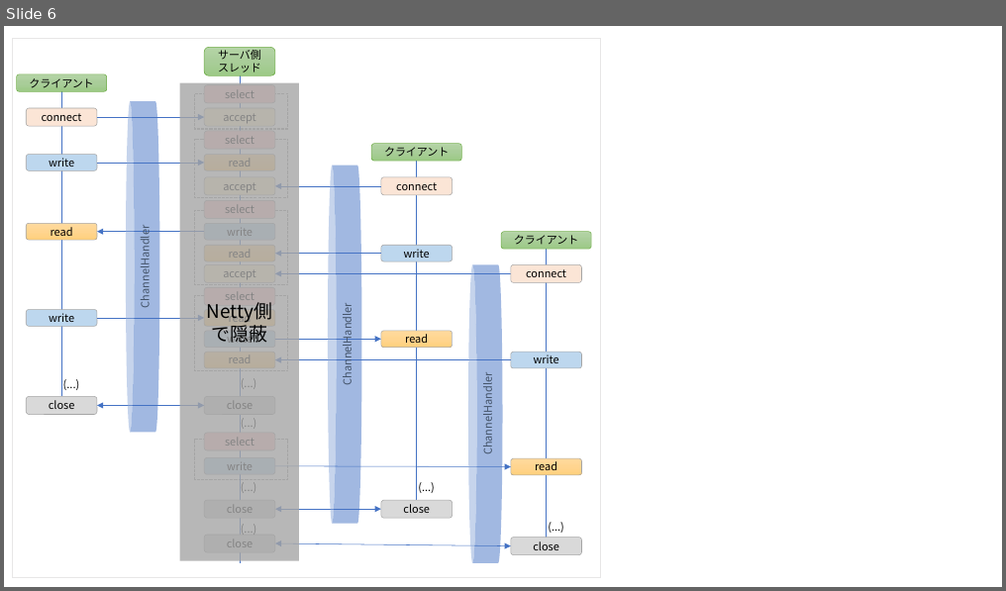
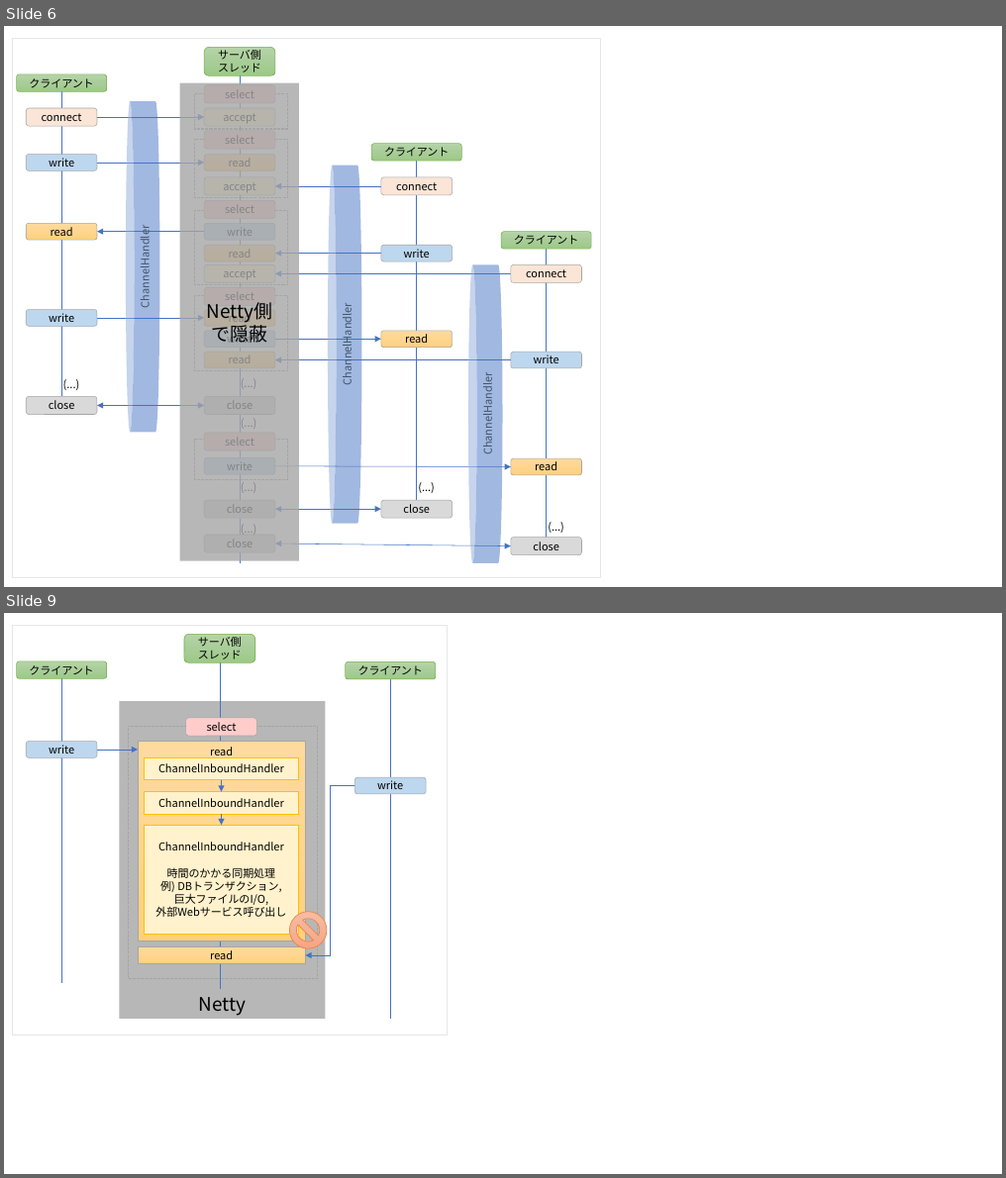
Before and after one commit to SecureSkyTechnology/study-netty4_1-201710, a slide deck: wiki-images.pptx. Shown one above the other, each under a label of ours: slide 6 before the commit, slides 6 and 9 after it; the slides between them are not shown. The pictures are 1006x591 and 1006x1178 pixels, drawn with LibreOffice and Linux fonts; fonts in the diff are those of the drawing. Boxes give left, top, right and bottom in pixels: in the first picture for what was removed or moved away, otherwise in the second. Text is boxed around its words. In the diff, an @@ line names an element or a change of style, - is before the commit and + after.

```diff
--- a/wiki-images.pptx
+++ b/wiki-images.pptx
@@ slide 9 added at (4,613,1002,1174), background #FFFFFF @@
@@ rectangle added at (12,626,448,1035), outline #E7E6E6 0.25 pt @@
@@ rounded rectangle added at (184,634,255,663), fill gradient #B5D5A7 to #AACE9A to #9CC987, outline #70AD47 0.5 pt, 10.5 pt, text #000000 @@
+サーバ側
+スレッド
@@ rounded rectangle added at (17,662,107,679), fill gradient #B5D5A7 to #AACE9A to #9CC987, outline #70AD47 0.5 pt, 10.5 pt, text #000000 @@
+クライアント
@@ line added from (220, 663) to (220, 989), #4472C4 0.5 pt @@
@@ rounded rectangle added at (346,662,436,679), fill gradient #B5D5A7 to #AACE9A to #9CC987, outline #70AD47 0.5 pt, 10.5 pt, text #000000 @@
+クライアント
@@ line added from (61, 679) to (61, 983), #4472C4 0.5 pt @@
@@ rectangle added at (119,701,325,1019), fill #A5A5A5 at 80% opacity, 18 pt, text #000000 @@
+Netty
@@ line added from (390, 679) to (390, 1019), #4472C4 0.5 pt @@
@@ rectangle added at (129,726,317,979), outline #A5A5A5 1 pt dashed @@
@@ rounded rectangle added at (186,718,257,736), fill #FFCCCC, outline #A5A5A5 0.5 pt, 10.5 pt, text #000000 @@
+select
@@ rounded rectangle added at (26,741,97,758), fill #BDD7EE, outline #A5A5A5 0.5 pt, 10.5 pt, text #000000 @@
+write
@@ arrow added from (97, 750) to (138, 750), #4472C4 0.5 pt @@
@@ rectangle added at (138,741,306,941), fill gradient #FFDB9E to #FFD590 to #FFD07C, outline #A5A5A5 0.5 pt, 10.5 pt, text #000000 @@
+read
@@ rectangle added at (144,759,298,780), fill #FFF2CC, outline #FFC000 0.5 pt, 10.5 pt, text #000000 @@
+ChannelInboundHandler
@@ arrow added from (221, 780) to (221, 792), #4472C4 0.5 pt @@
@@ elbow arrow added from (355, 786) to (306, 956), #4472C4 0.5 pt @@
@@ rounded rectangle added at (355,777,426,794), fill #BDD7EE, outline #A5A5A5 0.5 pt, 10.5 pt, text #000000 @@
+write
@@ rectangle added at (144,792,298,814), fill #FFF2CC, outline #FFC000 0.5 pt, 10.5 pt, text #000000 @@
+ChannelInboundHandler
@@ arrow added from (221, 814) to (221, 825), #4472C4 0.5 pt @@
@@ rectangle added at (144,825,298,934), fill #FFF2CC, outline #FFC000 0.5 pt, 10.5 pt, text #000000 @@
+ChannelInboundHandler
+時間のかかる同期処理
+例) DBトランザクション,
+巨大ファイルのI/O,
+外部Webサービス呼び出し
@@ no-entry sign added at (289,912,327,950), fill gradient #F7BDA5 to #F5B196 to #F8A582, outline #ED7D31 0.5 pt @@
@@ rectangle added at (138,948,306,964), fill gradient #FFDB9E to #FFD590 to #FFD07C, outline #A5A5A5 0.5 pt, 10.5 pt, text #000000 @@
+read
```
Also in this commit, not shown: 3 other slides added, 4 other files.
